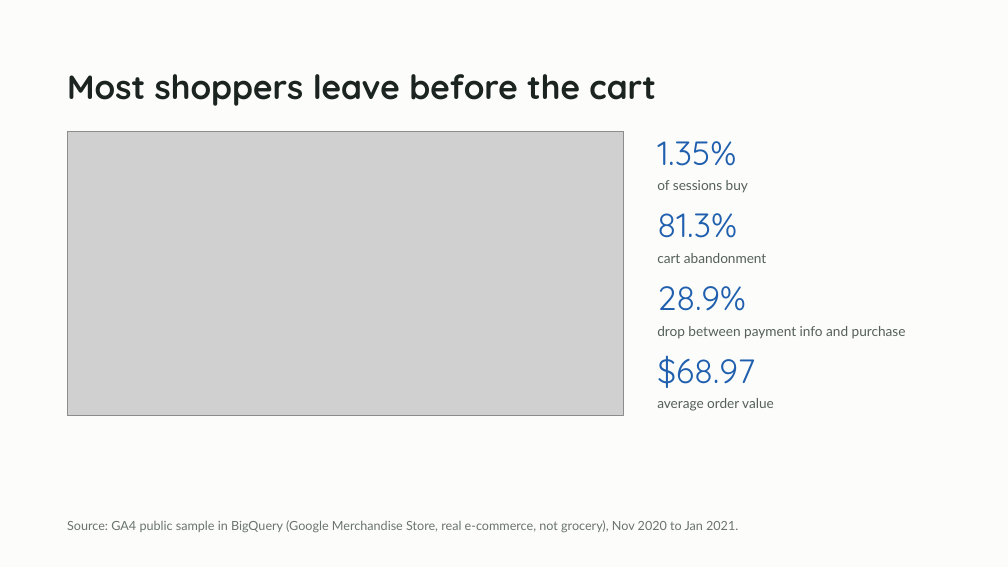
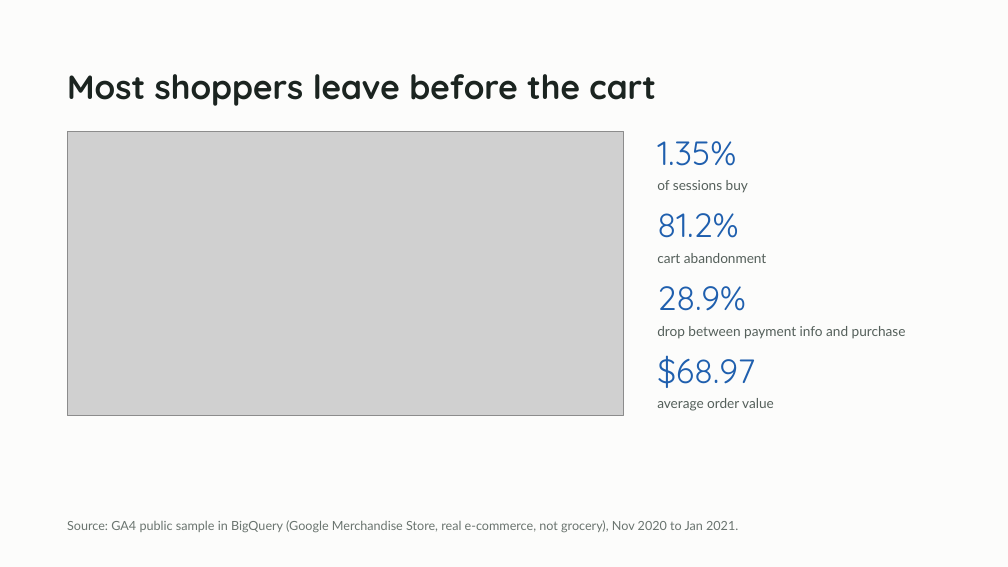
Before and after one commit to Newnew-niu/online-grocery-customer-journey, a slide deck: slide 5 of slides/Online_Grocery_Customer_Journey.pptx. Drawn at 1008x567 pixels with LibreOffice and Linux fonts; fonts in the diff are those of the drawing; grey boxes stand for pictures. Boxes give left, top, right and bottom in pixels: in the first picture for what was removed or moved away, otherwise in the second. Text is boxed around its words. In the diff, an @@ line names an element or a change of style, - is before the commit and + after.

Commit message:
Fix cart abandonment rounding (81.25% -> 81.2%)

```diff
--- a/slides/Online_Grocery_Customer_Journey.pptx
+++ b/slides/Online_Grocery_Customer_Journey.pptx
@@ text at (x1=657, y1=213, x2=738, y2=238): text changed @@
-81.3%
+81.2%
```
Also in this commit, not shown: 2 other files.
